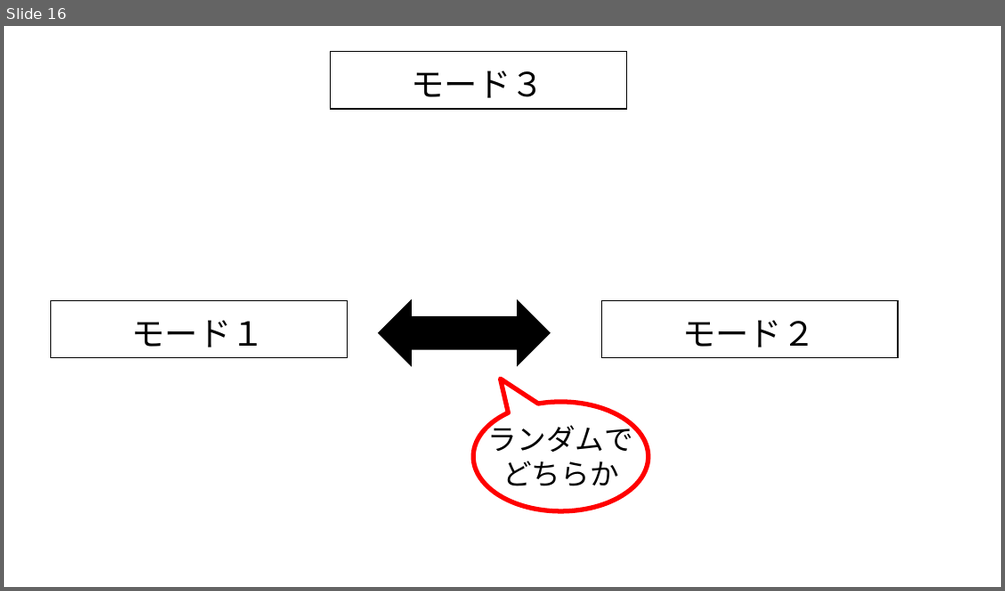
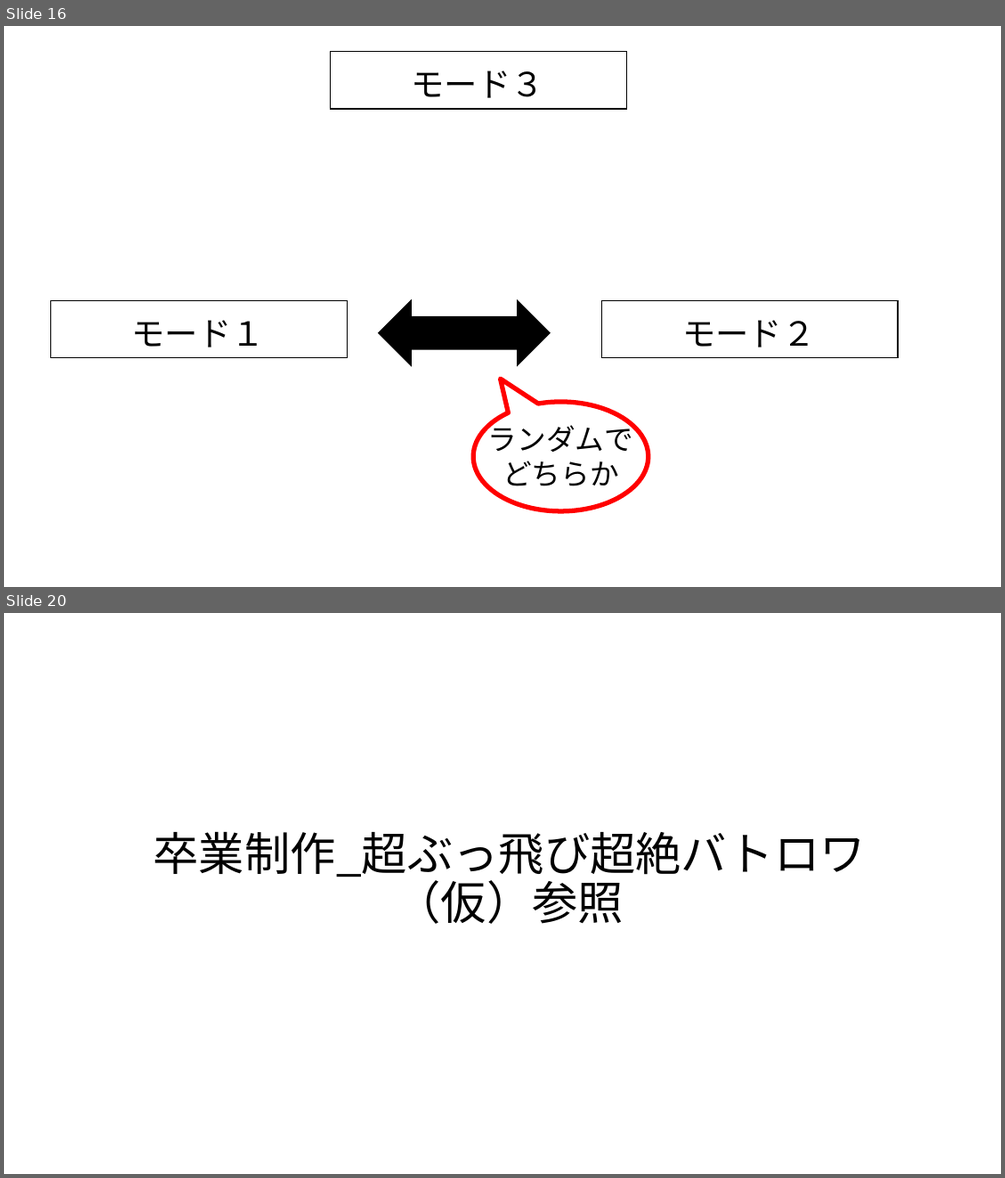
Before and after one commit to MizukiKato0416/sotsugyou_time_kato, a slide deck: 卒業制作_大元_ミニゲーム大全（仮）.pptx. Shown one above the other, each under a label of ours: slide 16 before the commit, slides 16 and 20 after it; the slides between them are not shown. The pictures are 1005x591 and 1005x1178 pixels, drawn with LibreOffice and Linux fonts; fonts in the diff are those of the drawing. Boxes give left, top, right and bottom in pixels: in the first picture for what was removed or moved away, otherwise in the second. Text is boxed around its words. In the diff, an @@ line names an element or a change of style, - is before the commit and + after.

```diff
--- a/卒業制作_大元_ミニゲーム大全（仮）.pptx
+++ b/卒業制作_大元_ミニゲーム大全（仮）.pptx
@@ slide 20 added at (4,613,1001,1174), background #FFFFFF @@
@@ title added at (153,831,865,924), 44 pt, text #000000 @@
+卒業制作_超ぶっ飛び超絶バトロワ（仮）参照
```
Also in this commit, not shown: 8 other slides added, 1 other file.
